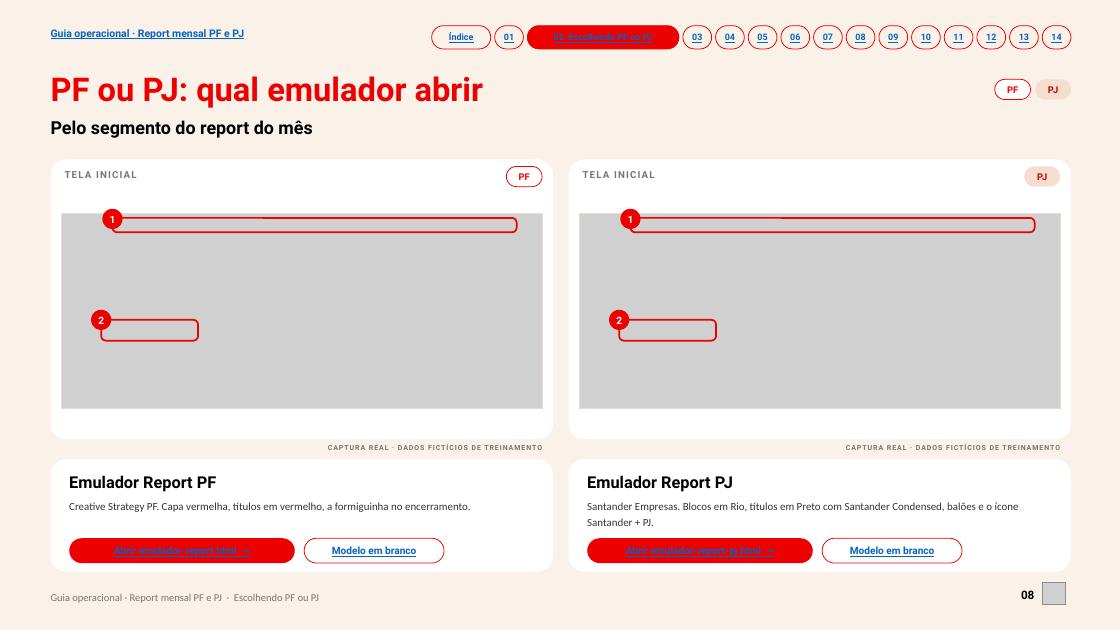
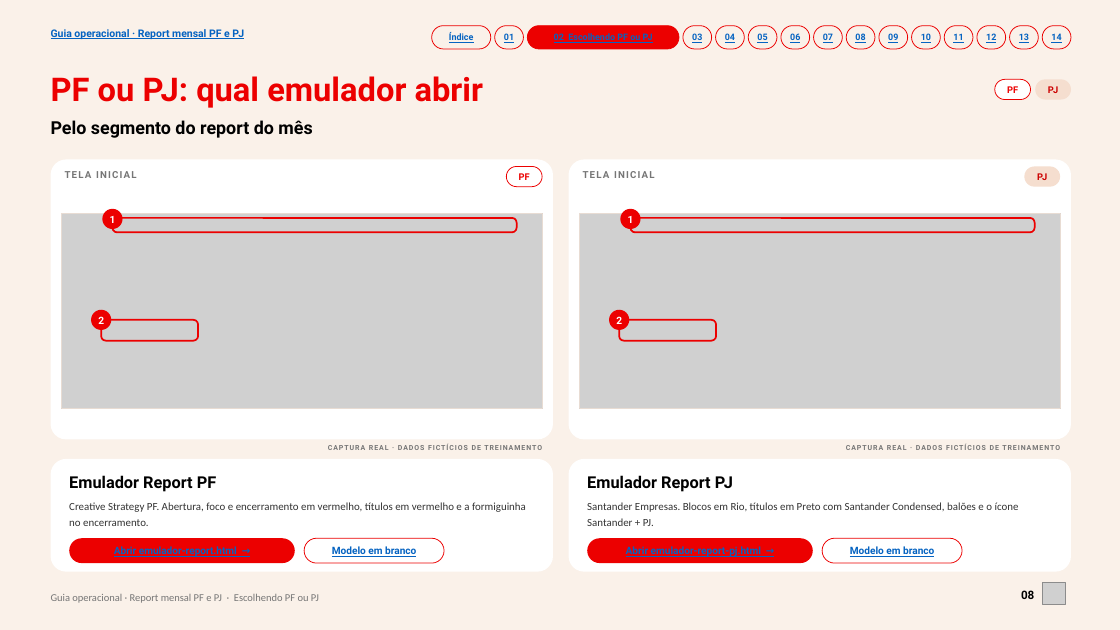
Before and after one commit to fabrizzioriccelli/report_mensal_st, a slide deck: slide 8 of kit/guia-operacional.pptx. Drawn at 1120x630 pixels with LibreOffice and Linux fonts; fonts in the diff are those of the drawing; grey boxes stand for pictures. Boxes give left, top, right and bottom in pixels: in the first picture for what was removed or moved away, otherwise in the second. Text is boxed around its words. In the diff, an @@ line names an element or a change of style, - is before the commit and + after.

```diff
--- a/kit/guia-operacional.pptx
+++ b/kit/guia-operacional.pptx
@@ text at <box>69,502,526,526</box>: text changed @@
-Creative Strategy PF. Capa vermelha, títulos em vermelho, a formiguinha no encerramento.
+Creative Strategy PF. Abertura, foco e encerramento em vermelho, títulos em vermelho e a formiguinha no encerramento.
```
Also in this commit, not shown: 8 other slides changed, 37 other files.
